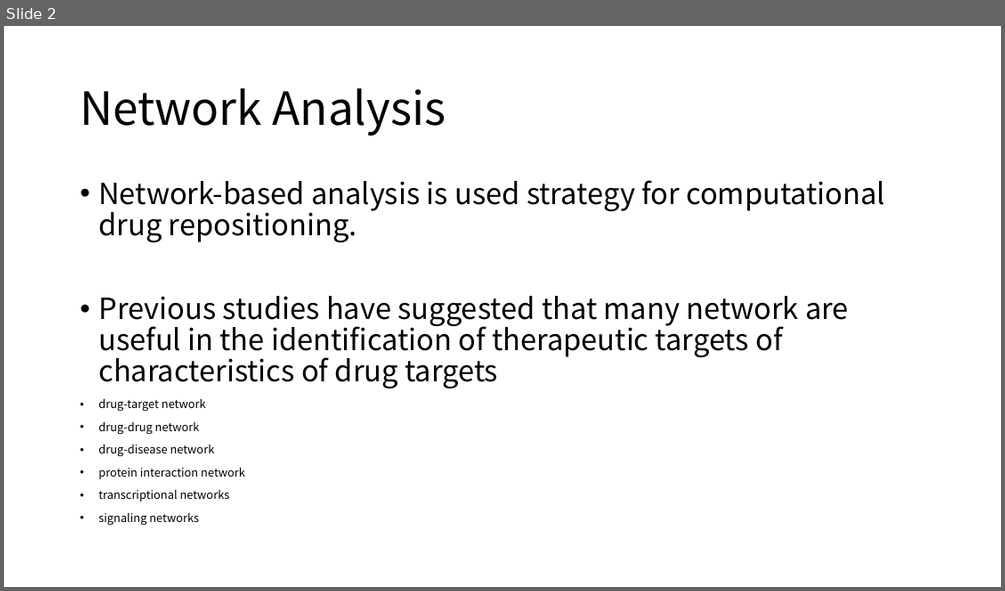
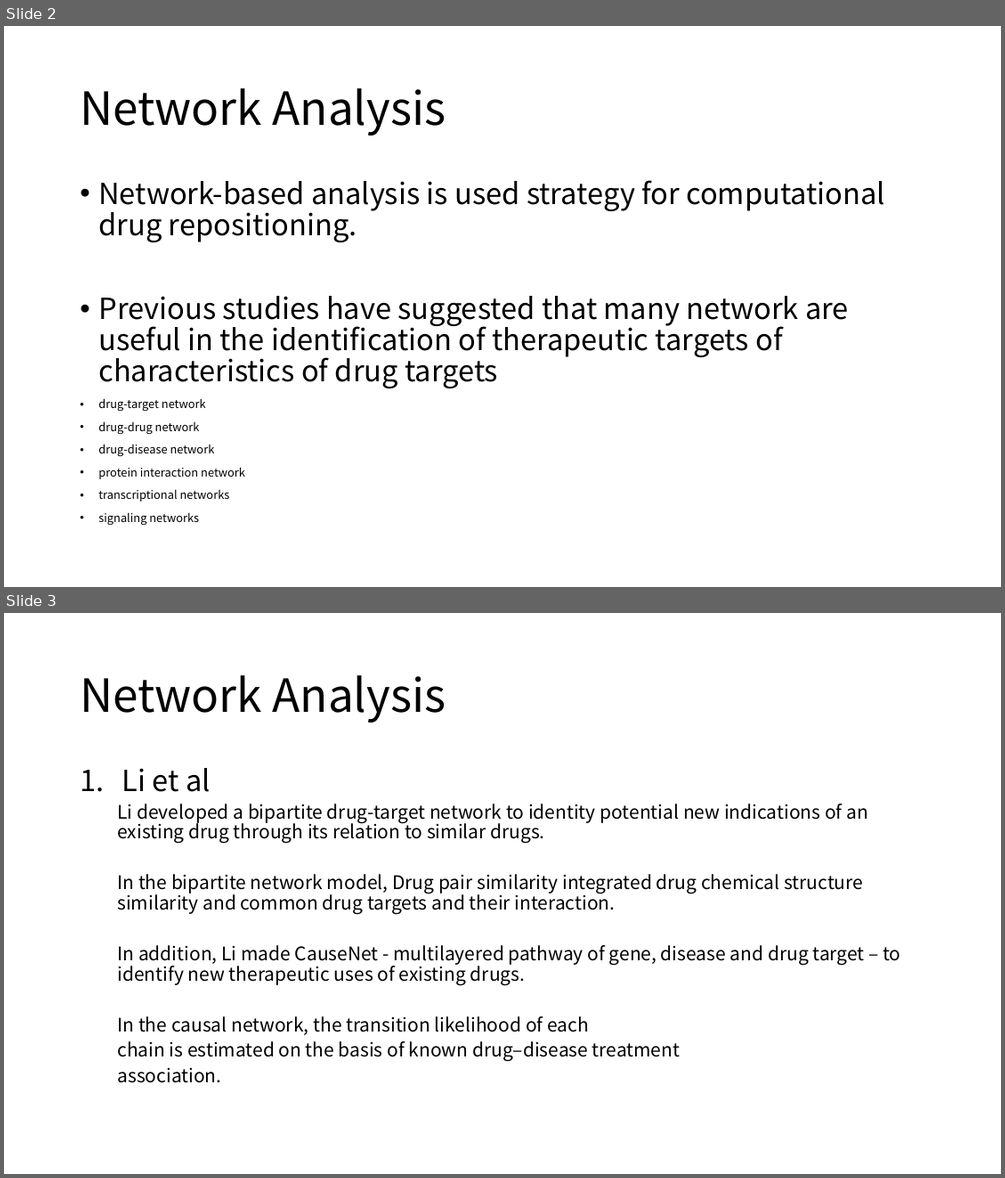
Before and after one commit to moklise/TIL, a slide deck: Review/[2] A Survey Off Current Trends In Computational Drug/A survey of current trends in computational drug.pptx. Shown one above the other, each under a label of ours: slide 2 before the commit, slides 2 and 3 after it. The pictures are 1005x591 and 1005x1178 pixels, drawn with LibreOffice and Linux fonts; fonts in the diff are those of the drawing. Boxes give left, top, right and bottom in pixels: in the first picture for what was removed or moved away, otherwise in the second. Text is boxed around its words. In the diff, an @@ line names an element or a change of style, - is before the commit and + after.

Commit message:
[Review] A survey of current trends in computational drug 160706

```diff
--- a/Review/[2] A Survey Off Current Trends In Computational Drug/A survey of current trends in computational drug.pptx
+++ b/Review/[2] A Survey Off Current Trends In Computational Drug/A survey of current trends in computational drug.pptx
@@ slide 3 added at (x1=4, y1=613, x2=1001, y2=1174), background #FFFFFF @@
@@ title added at (x1=80, y1=675, x2=446, y2=722), 44 pt, text #000000 @@
+Network Analysis
@@ text added at (x1=117, y1=768, x2=900, y2=1083), 18 pt, text #000000 @@
+1. Li et al
+  Li developed a bipartite drug-target network to identity potential new indications of an existing drug through its relation to similar drugs.
+  In the bipartite network model, Drug pair similarity integrated drug chemical structure similarity and common drug targets and their interaction.
+  In addition, Li made CauseNet - multilayered pathway of gene, disease and drug target – to identify new therapeutic uses of existing drugs.
+  In the causal network, the transition likelihood of each
+  chain is estimated on the basis of known drug–disease treatment
+  association.
```
Also in this commit, not shown: 1 slide changed, 9 other slides added, 1 other file.
